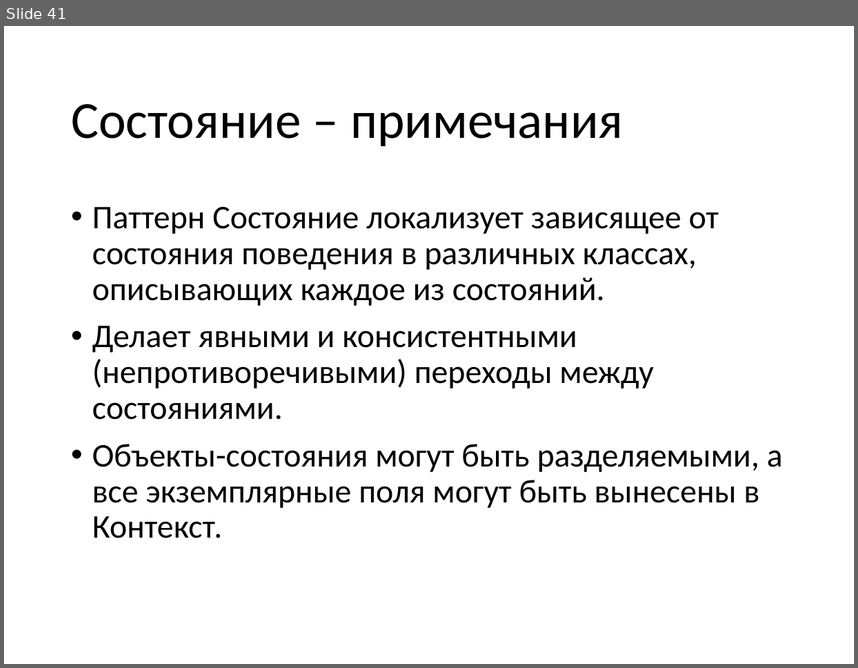
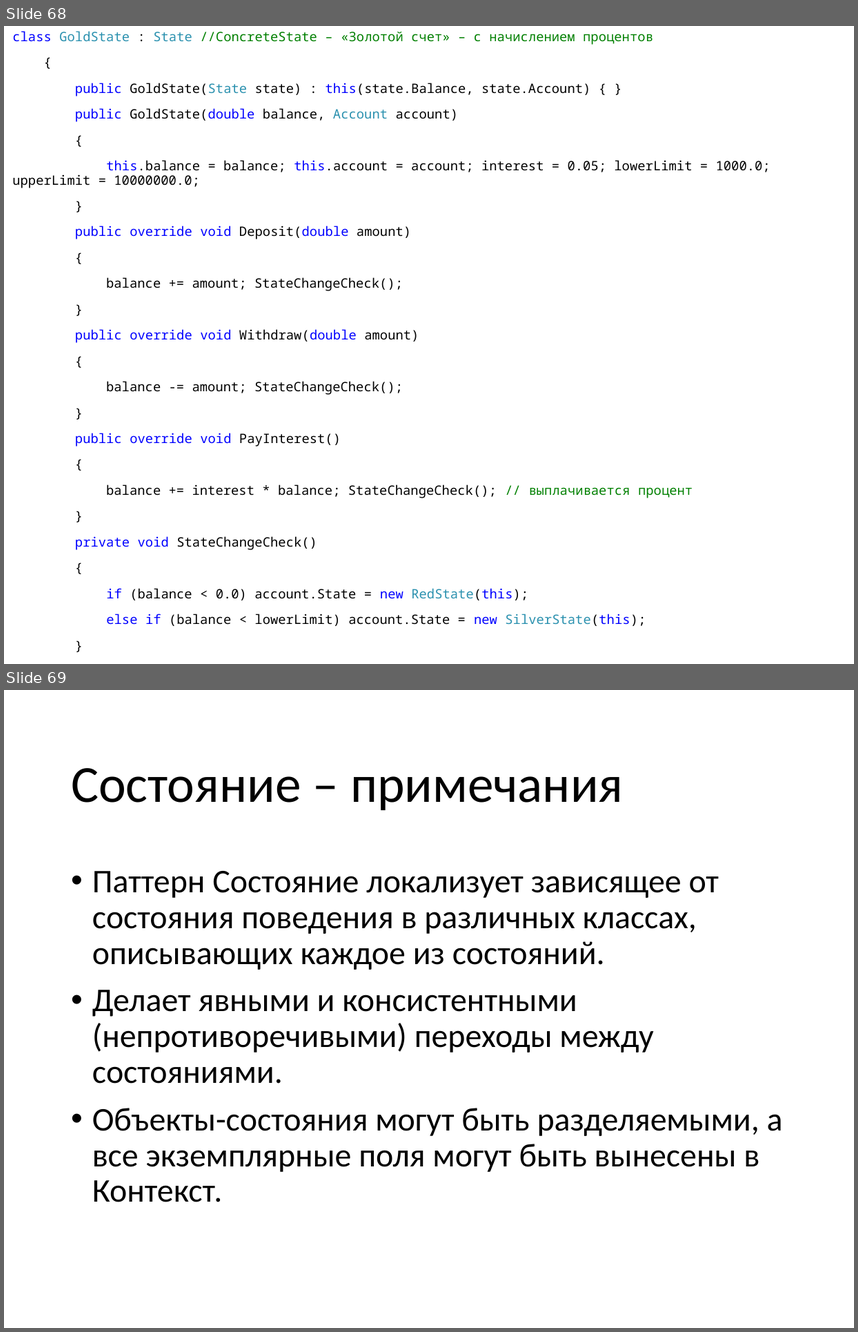
Before and after one commit to pelipas/OOP, a slide deck: Lecture_15_OOP_new.pptx. Shown one above the other, each under a label of ours: slide 41 before the commit, slides 68 and 69 after it. The pictures are 858x668 and 858x1332 pixels, drawn with LibreOffice and Linux fonts; fonts in the diff are those of the drawing. Boxes give left, top, right and bottom in pixels: in the first picture for what was removed or moved away, otherwise in the second. Text is boxed around its words. In the diff, an @@ line names an element or a change of style, - is before the commit and + after.

```diff
--- a/Lecture_15_OOP_new.pptx
+++ b/Lecture_15_OOP_new.pptx
@@ slide 68 added at [4,26,854,664], background #FFFFFF @@
@@ text added at [12,31,771,626], 11 pt, text #000000 @@
+class GoldState : State //ConcreteState – «Золотой счет» – с начислением процентов
+{
+public GoldState(State state) : this(state.Balance, state.Account) { }
+public GoldState(double balance, Account account)
+{
+this.balance = balance; this.account = account; interest = 0.05; lowerLimit = 1000.0; upperLimit = 10000000.0;
+}
+public override void Deposit(double amount)
+{
+balance += amount; StateChangeCheck();
+}
+public override void Withdraw(double amount)
+{
+balance -= amount; StateChangeCheck();
+}
+public override void PayInterest()
+{
+balance += interest * balance; StateChangeCheck(); // выплачивается процент
+}
+private void StateChangeCheck()
+{
+if (balance < 0.0) account.State = new RedState(this);
+else if (balance < lowerLimit) account.State = new SilverState(this);
+}
+}
@@ what was slide 41 is now slide 69 @@
```
Also in this commit, not shown: 6 slides changed, 37 other slides added, 4 other files.
